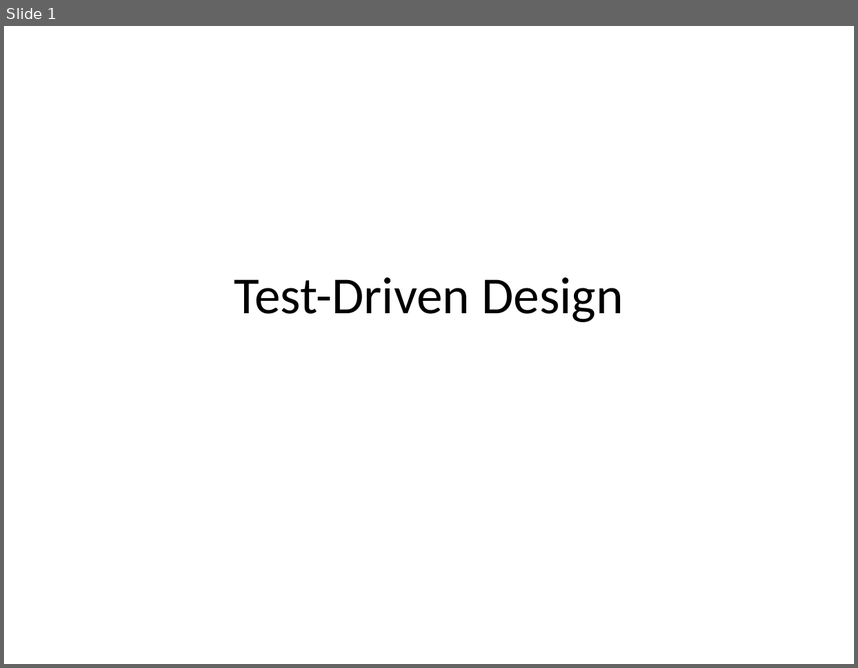
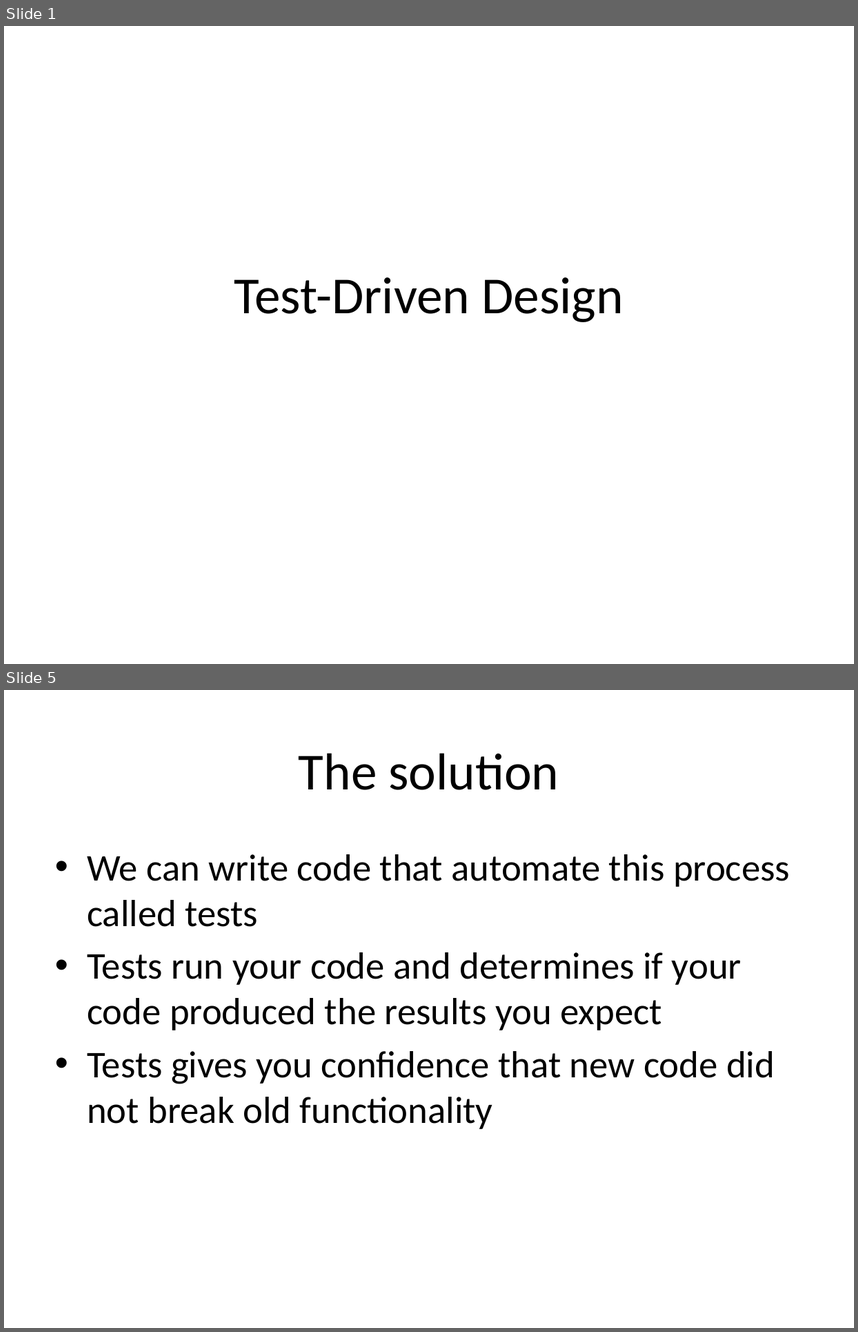
Before and after one commit to zengm71/Course-Overview, a slide deck: week_9/9.1 Test-Driven Design.pptx. Shown one above the other, each under a label of ours: slide 1 before the commit, slides 1 and 5 after it; the slides between them are not shown. The pictures are 858x668 and 858x1332 pixels, drawn with LibreOffice and Linux fonts; fonts in the diff are those of the drawing. Boxes give left, top, right and bottom in pixels: in the first picture for what was removed or moved away, otherwise in the second. Text is boxed around its words. In the diff, an @@ line names an element or a change of style, - is before the commit and + after.

```diff
--- a/week_9/9.1 Test-Driven Design.pptx
+++ b/week_9/9.1 Test-Driven Design.pptx
@@ slide 5 added at (4,690,854,1328), background #FFFFFF @@
@@ title added at (299,753,559,790), 44 pt, text #000000 @@
+The solution
@@ text added at (87,854,790,1129), 32 pt, text #000000 @@
+• We can write code that automate this process called tests
+• Tests run your code and determines if your code produced the results you expect
+• Tests gives you confidence that new code did not break old functionality
```
Also in this commit, not shown: 8 other slides added.
